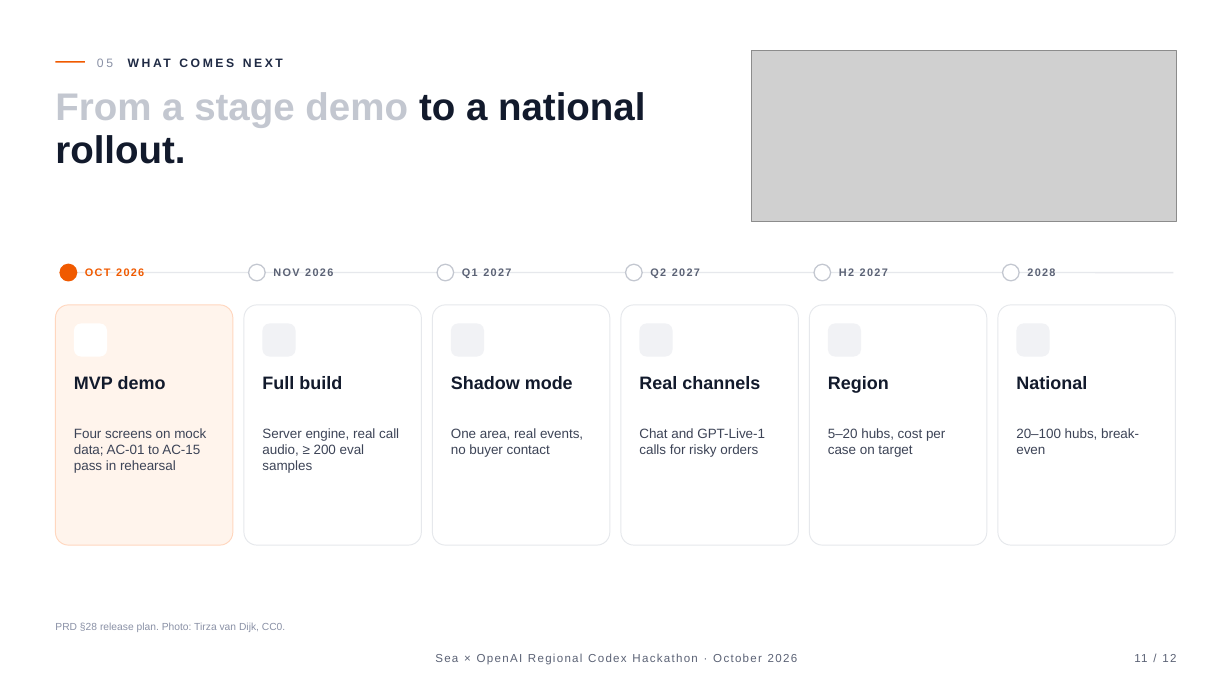
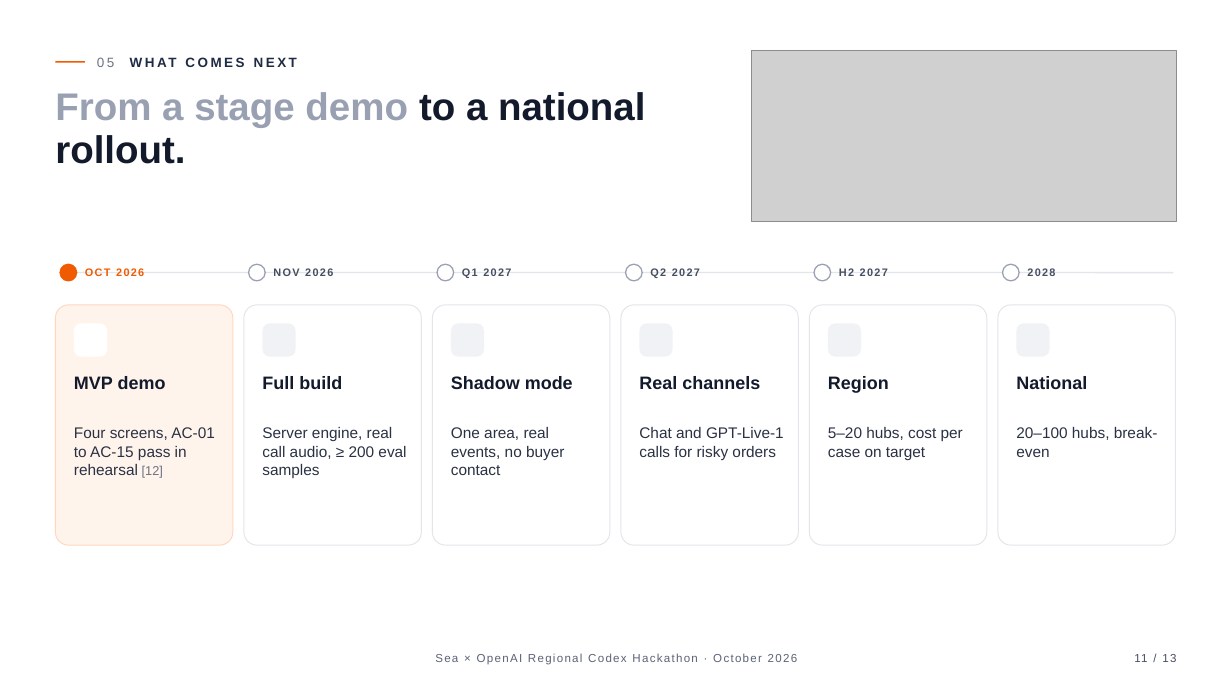
Before and after one commit to BennedictQuanTon/Alodi-Regional-Codex-Hackathon-2026, a slide deck: slide 11 of prep/01-pitch/Alodi-Pitch.pptx. Drawn at 1232x693 pixels with LibreOffice and Linux fonts; fonts in the diff are those of the drawing; grey boxes stand for pictures; background and template pictures are left out. Boxes give left, top, right and bottom in pixels: in the first picture for what was removed or moved away, otherwise in the second. Text is boxed around its words. In the diff, an @@ line names an element or a change of style, - is before the commit and + after.

Commit message:
deck: brand orange, stronger greys, larger body text, numbered references on a closing References slide

```diff
--- a/prep/01-pitch/Alodi-Pitch.pptx
+++ b/prep/01-pitch/Alodi-Pitch.pptx
@@ text "05 WHAT COMES NEXT" at box(97, 57, 114, 67): size 9.5 to 10.5 pt; text colour #8A91A6 to #6B7285 in "05" @@
@@ text "From a stage demo to ..." at box(55, 92, 645, 164): text colour #C3C7D0 to #98A0B2 in "From a stage demo" @@
@@ outline #C3C7D0 1 pt to #98A0B2 1 pt in 5 elements at box(249, 264, 265, 281), box(437, 264, 454, 281), box(626, 264, 642, 281), box(814, 264, 831, 281), box(1003, 264, 1019, 281) @@
@@ text colour #5B6275 to #464E62 in 5 elements at box(273, 268, 333, 276), box(462, 268, 511, 278), box(650, 268, 700, 278), box(839, 268, 888, 276), box(1027, 268, 1055, 276) @@
@@ line (65, 273) - (1174, 273): stroke #E6E8EC 1 pt to #E3E5EA 1 pt @@
@@ outline #E6E8EC 0.75 pt to #E3E5EA 0.75 pt in 5 elements at box(244, 305, 421, 545), box(433, 305, 610, 545), box(621, 305, 799, 545), box(810, 305, 987, 545), box(998, 305, 1176, 545) @@
@@ text at box(74, 427, 215, 478): text changed; size 10.5 to 12 pt; text colour #3D4457 to #2A3144 @@
-Four screens on mock data; AC-01 to AC-15 pass in rehearsal
+Four screens, AC-01 to AC-15 pass in rehearsal [12]
@@ size 10.5 to 12 pt, text colour #3D4457 to #2A3144 in 5 elements at box(639, 427, 784, 460), box(262, 427, 406, 478), box(451, 427, 564, 475), box(828, 427, 963, 460), box(1016, 427, 1158, 457) @@
@@ text removed at box(55, 622, 285, 632) @@
-PRD §28 release plan. Photo: Tirza van Dijk, CC0.
@@ text at box(1134, 654, 1147, 662): text changed; text colour #5B6275 to #464E62 @@
-11 / 12
+11 / 13
```
Also in this commit, not shown: 11 other slides changed, 1 slide added, 2 other files.
